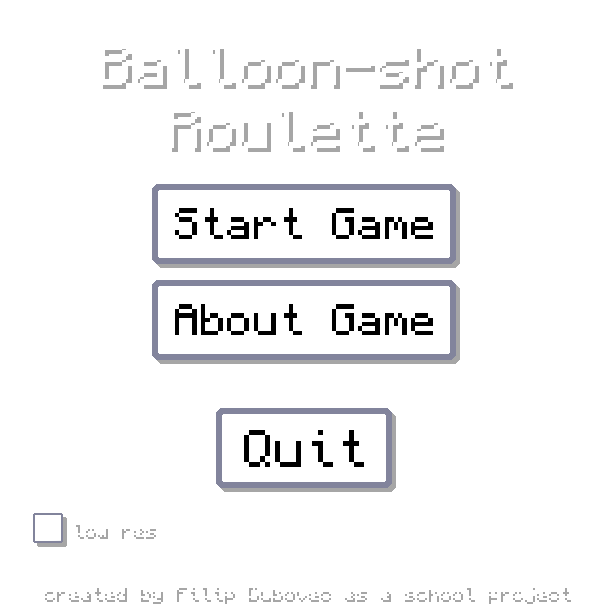
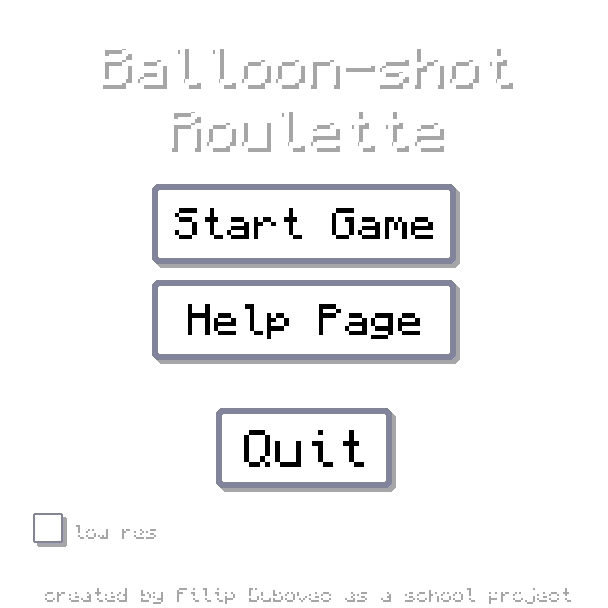
Two versions of the same layered image (608×608). Layer-by-layer changes:
renamed "About Game" to "Help Page", painted on it over <box>175,304,433,339</box>
